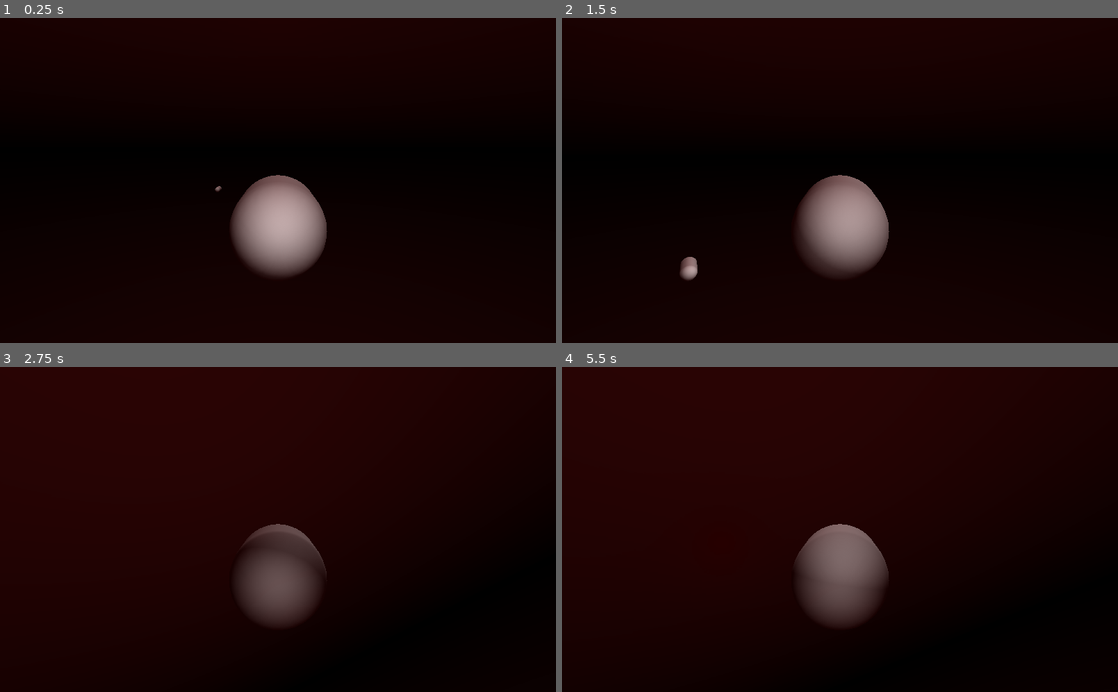
Above: before the commit, frames 1-4 (two rows, left to right).
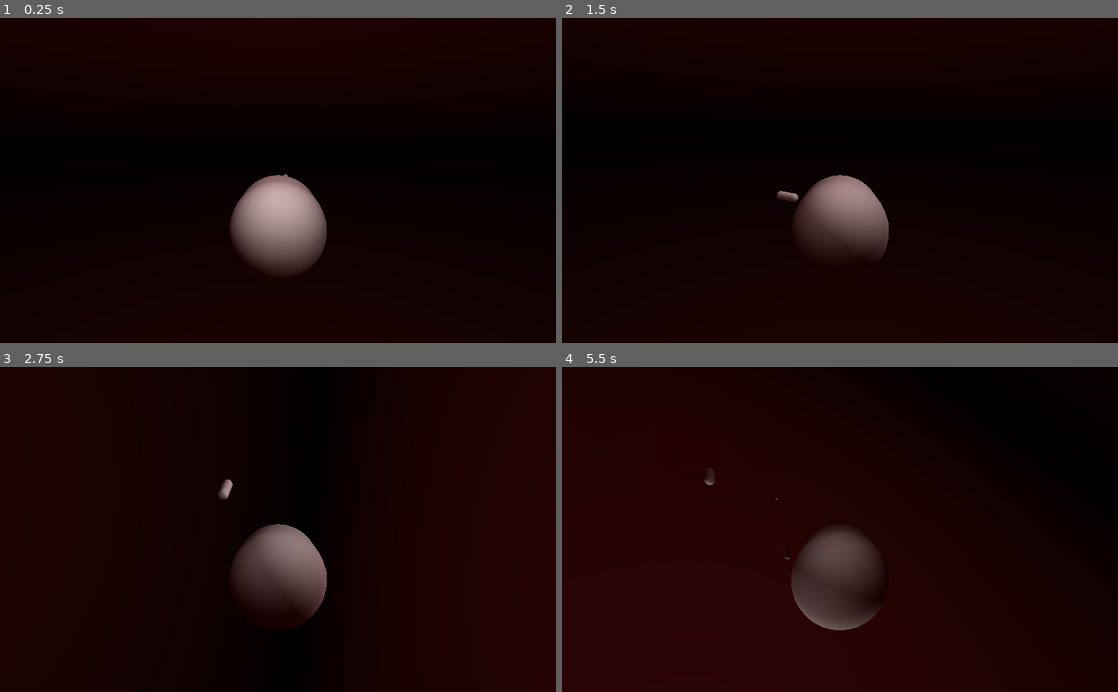
Above: after the commit, the same moments.

Repository: Denendaden/immune-game
Game: Godot game, scene res://Arena.tscn
Two runs of this game, one before a commit and one after it. Both use one fixed random seed, a clock stepped at 60 frames per second and the inputs below.
Inputs:
- Up to frame 1 (0.25 s): no input
- Up to frame 2 (1.5 s): hold Right (move_right) 0.53-1.28 s; hold Space (toggle_movement, bound only after the commit) 0.53-1.28 s; hold Down (move_down) from 1.28 s (still down); tap Space (toggle_movement, bound only after the commit) at 1.35 s
- Up to frame 3 (2.75 s): release Down (move_down) at 2.03 s; hold Right (move_right) from 2.03 s (still down); hold Space (toggle_movement, bound only after the commit) from 2.03 s (still down)
- Up to frame 4 (5.5 s): release Right (move_right) at 2.78 s; release Space (toggle_movement, bound only after the commit) at 2.78 s; hold Up (move_up) 2.78-3.53 s; tap Space (toggle_movement, bound only after the commit) at 2.85, 4.35 s; hold Space (toggle_movement, bound only after the commit) 3.53-4.28 s; hold Left (move_left) 3.53-5.03 s; hold Down (move_down) from 5.03 s (still down); hold Space (toggle_movement, bound only after the commit) from 5.03 s (still down)

The runs differ from the first frame. In frame 1, 2.1% of the frame differs, in the area x 38-57%, y 48-79%; in frame 2, 2.9%; in frame 3, 21%, in the area x 38-100%, y 0-96%; in frame 4, 20%.

Commit message:
Game updates
- spacebar to toggle movement (can be removed later but easier for testing)
- bacteria spawns every 2 seconds near the macrophage
- if macrophage collides with bacteria, bacteria is deleted
- maximum speed decreased (can be changed)

Diff:
--- /dev/null
+++ b/Arena.gd
@@ -0,0 +1,30 @@
+extends Spatial
+
+onready var timer = $Timer
+onready var player = $Player
+
+onready var enemies = []
+# Called when the node enters the scene tree for the first time.
+func _ready():
+	timer.connect("timeout", self, "_on_Timer_timeout")
+	timer.start()
+
+
+# Called every frame. 'delta' is the elapsed time since the previous frame.
+func _process(_delta):
+	var copy = enemies
+	for enemy in enemies:
+		var detect = enemy.get_colliding_bodies()
+		for node in detect:
+			if node.get_name() == player.name:
+				copy.erase(enemy)
+				enemy.queue_free()
+	enemies = copy
+
+func _on_Timer_timeout():
+	var bacteria = preload("res://Entities/Bacteria/Bacteria.tscn")
+	var child = bacteria.instance()
+
+	child.set_translation(player.translation+Vector3(rand_range(-3, 3), rand_range(-3, 3), rand_range(-3, 3)))
+	add_child(child)
+	enemies.append(child)
--- a/Arena.tscn
+++ b/Arena.tscn
@@ -1,7 +1,8 @@
-[gd_scene load_steps=5 format=2]
+[gd_scene load_steps=6 format=2]
 
 [ext_resource path="res://Entities/Player/Macrophage.tscn" type="PackedScene" id=1]
 [ext_resource path="res://Entities/Bacteria/Bacteria.tscn" type="PackedScene" id=2]
+[ext_resource path="res://Arena.gd" type="Script" id=3]
 
 [sub_resource type="ProceduralSky" id=1]
 sky_top_color = Color( 0.168627, 0.0196078, 0.0196078, 1 )
@@ -17,15 +18,20 @@
 background_sky = SubResource( 1 )
 
 [node name="Arena" type="Spatial"]
+script = ExtResource( 3 )
 
 [node name="WorldEnvironment" type="WorldEnvironment" parent="."]
 environment = SubResource( 2 )
 
 [node name="Player" parent="." instance=ExtResource( 1 )]
+transform = Transform( 1, 0, 0, 0, 1, 0, 0, 0, 1, -0.052744, -0.342045, -0.0179791 )
 
 [node name="DirectionalLight" type="DirectionalLight" parent="."]
 transform = Transform( 0.955716, -0.173108, 0.237992, -0.0736497, 0.642274, 0.762928, -0.284926, -0.746671, 0.601082, 0, 4.87435, 6.39922 )
 light_energy = 0.413
 
 [node name="RigidBody" parent="." instance=ExtResource( 2 )]
-transform = Transform( 1, 0, 0, 0, 1, 0, 0, 0, 1, -2.40633, 0, -4.55674 )
+transform = Transform( 0.891046, 0.450598, -0.0547519, -0.453913, 0.88454, -0.10748, 0, 0.120622, 0.992698, 0.193606, 0.308947, -2.60279 )
+
+[node name="Timer" type="Timer" parent="."]
+wait_time = 2.0
--- a/Entities/Bacteria/Bacteria.tscn
+++ b/Entities/Bacteria/Bacteria.tscn
@@ -8,6 +8,8 @@
 height = 0.283997
 
 [node name="RigidBody" type="RigidBody"]
+contacts_reported = 1
+contact_monitor = true
 
 [node name="MeshInstance" type="MeshInstance" parent="."]
 transform = Transform( 0.1, 0, 0, 0, 0.1, 0, 0, 0, 0.1, 0, 0, 0 )
--- a/Entities/Player/Controller.gd
+++ b/Entities/Player/Controller.gd
@@ -1,34 +1,37 @@
 extends RigidBody
 
 
-var turn_force = 2   # Magnitude of force used to turn
+var turn_force = 5   # Magnitude of force used to turn
 var move_force = 24  # Magnitude of force used to move forward
-var max_speed = 36   # Maximum speed allowed (past this no force will be applied to accelerate)
+var max_speed = 10  # Maximum speed allowed (past this no force will be applied to accelerate)
 
 var half_length = 1  # Half the length of the macrophage (used to find the tip to apply torque)
 
+var move = false
 
 # Called when the node enters the scene tree for the first time.
 func _ready():
 	pass # Replace with function body.
 
 
-func _physics_process(delta):
+func _physics_process(_delta):
 	# Get global vectors for the direction the macrophage is facing.
 	var dir_x = global_transform.basis.x
 	var dir_y = global_transform.basis.y
 	var dir_z = global_transform.basis.z
 
 	# Apply forces to the tip of the macrophage to turn based on user input.
+	if Input.is_action_pressed("toggle_movement"):
+		move = !move
 	if Input.is_action_pressed("move_up"):
+		add_force(-dir_z * half_length, -dir_y * turn_force)
+	if Input.is_action_pressed("move_down"):
 		add_force(-dir_z * half_length, dir_y * turn_force)
-	if Input.is_action_pressed("move_down"):
-		add_force(-dir_z * half_length, -dir_y * turn_force)
 	if Input.is_action_pressed("move_right"):
 		add_force(-dir_z * half_length, -dir_x * turn_force)
 	if Input.is_action_pressed("move_left"):
 		add_force(-dir_z * half_length, dir_x * turn_force)
 
 	# Move the macrophage forwards only if it is moving slow enough
-	if get_linear_velocity().length() < max_speed:
+	if move && get_linear_velocity().length() < max_speed:
 		add_central_force(-dir_z * move_force)
--- a/Entities/Player/Macrophage.tscn
+++ b/Entities/Player/Macrophage.tscn
@@ -5,6 +5,7 @@
 [sub_resource type="CapsuleMesh" id=1]
 
 [sub_resource type="CapsuleShape" id=2]
+radius = 0.998356
 
 [node name="Macrophage" type="RigidBody"]
 linear_damp = 6.0
@@ -23,5 +24,5 @@
 transform = Transform( 1, 0, 0, 0, 0.989576, 0.144011, 0, -0.144011, 0.989576, 0, 1.69564, 5.14231 )
 
 [node name="OmniLight" type="OmniLight" parent="."]
-transform = Transform( 1, 0, 0, 0, 1, 0, 0, 0, 1, 0, 0.580357, 2.68292 )
+transform = Transform( 0.176039, 0.0817557, 0.980982, -0.42121, 0.906963, -6.252e-09, -0.889715, -0.413199, 0.194097, -0.258759, 2.039, 2.29334 )
 light_energy = 0.413
--- a/project.godot
+++ b/project.godot
@@ -40,6 +40,11 @@
 , Object(InputEventKey,"resource_local_to_scene":false,"resource_name":"","device":0,"alt":false,"shift":false,"control":false,"meta":false,"command":false,"pressed":false,"scancode":0,"physical_scancode":83,"unicode":0,"echo":false,"script":null)
  ]
 }
+toggle_movement={
+"deadzone": 0.5,
+"events": [ Object(InputEventKey,"resource_local_to_scene":false,"resource_name":"","device":0,"alt":false,"shift":false,"control":false,"meta":false,"command":false,"pressed":false,"scancode":0,"physical_scancode":32,"unicode":0,"echo":false,"script":null)
+ ]
+}
 
 [physics]
 
